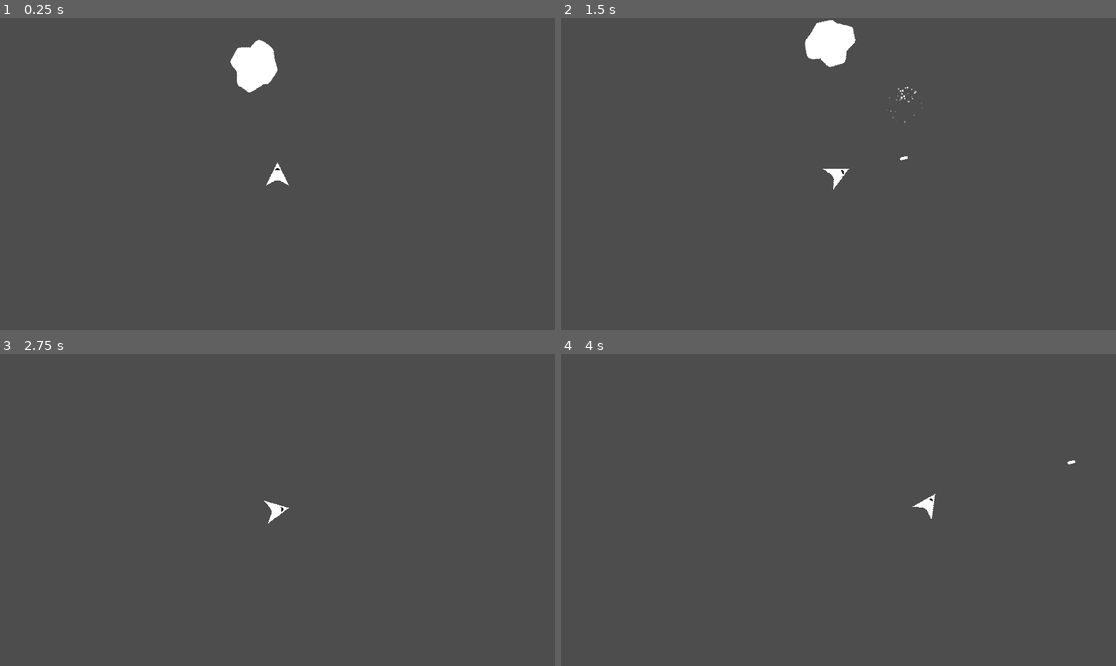
Above: before the commit, frames 1-4 (two rows, left to right).
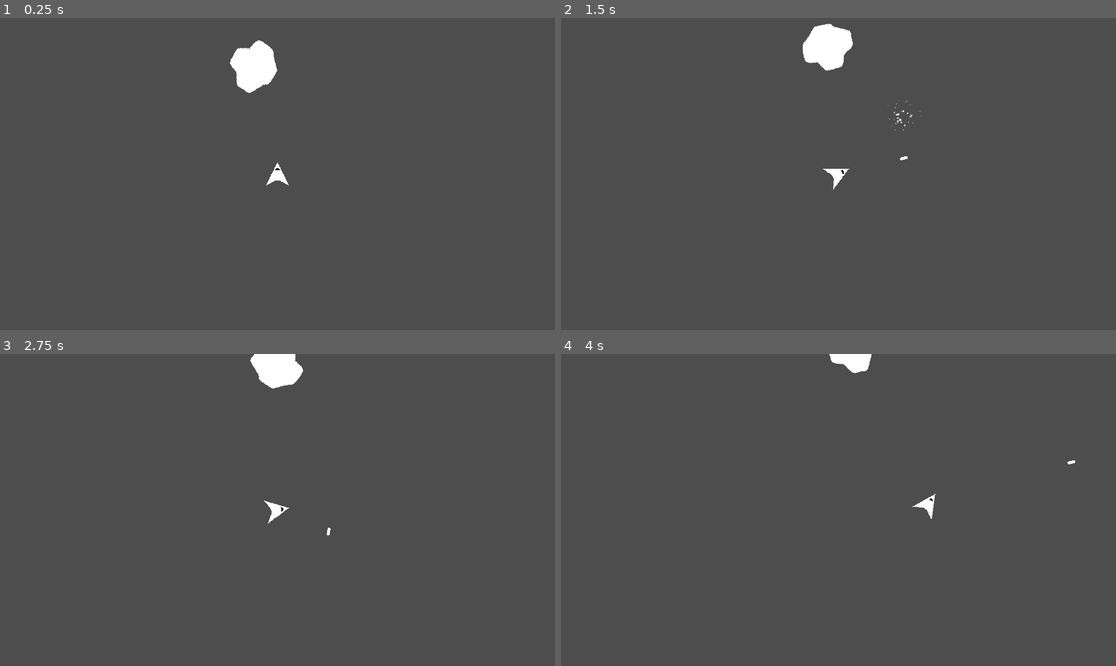
Above: after the commit, the same moments.

Repository: JustinRyanH/1bit_space
Game: Godot game, scene res://scenes/demo.tscn
Two runs of this game, one before a commit and one after it. Both use one fixed random seed, a clock stepped at 60 frames per second and the inputs below.
Inputs:
- Up to frame 1 (0.25 s): no input
- Up to frame 2 (1.5 s): hold D (Rotate Right) 0.53-1.28 s; tap Space (Fire) at 0.6, 1.35 s; hold A (Rotate Left) from 1.28 s (still down)
- Up to frame 3 (2.75 s): release A (Rotate Left) at 2.03 s; hold D (Rotate Right) from 2.03 s (still down); tap Space (Fire) at 2.1 s
- Up to frame 4 (4 s): release D (Rotate Right) at 2.78 s; hold W (Accelerate) 2.78-3.53 s; tap Space (Fire) at 2.85, 3.6 s; hold A (Rotate Left) from 3.53 s (still down)

The runs differ from the first frame. In frame 1, less than 0.1% of the frame differs, in the area x 41-51%, y 6-25%; in frame 2, 0.3%; in frame 3, 0.8%, in the area x 45-60%, y 0-59%; in frame 4, 0.3%.

Commit message:
random asteroid speed

Diff:
--- a/actors/asteroid.gd
+++ b/actors/asteroid.gd
@@ -1,5 +1,7 @@
 extends Node2D
 
+@export var speed_low: float = 10.0
+@export var speed_high: float = 200.0
 @export var health: float = 1:
 	set(value):
 		health = value
@@ -13,7 +15,7 @@
 
 func _ready() -> void:
 	var initial_direction = Vector2(randf_range(-1, 1), randf_range(-1, 1)).normalized()
-	var random_speed = randf_range(0.5, 2)
+	var random_speed = randf_range(speed_low, speed_high)
 	actor_velocity_component.velocity = initial_direction * random_speed
 
 func destroy() -> void:
--- a/actors/projectile.gd
+++ b/actors/projectile.gd
@@ -9,12 +9,9 @@
 
 func _ready() -> void:
 	hitbox_component.damage = projectile_stats.damage
-
-func _process(delta: float) -> void:
 	var speed: float = projectile_stats.speed
-	var velocity = Vector2.UP.rotated(rotation) * delta * speed
+	var velocity = Vector2.UP.rotated(rotation) * speed
 	actor_move_component.velocity = velocity
-
 
 func _on_hurtbox_component_hurt(hitbox: HitboxComponent) -> void:
 	destroy_component.destroy()
--- a/components/actor_velocity_component.gd
+++ b/components/actor_velocity_component.gd
@@ -6,6 +6,5 @@
 
 @onready var actor_velocity_component: ActorVelocityComponent = $ActorVelocityComponent
 
-
 func _process(delta: float) -> void:
-	actor.translate(velocity)
+	actor.translate(velocity * delta)
--- a/scenes/ship.tscn
+++ b/scenes/ship.tscn
@@ -67,6 +67,15 @@
 [node name="GunPosition" type="Marker2D" parent="."]
 position = Vector2(0, -23)
 
+[node name="WrapboxComponent" type="Area2D" parent="." node_paths=PackedStringArray("actor")]
+collision_layer = 2048
+collision_mask = 0
+script = ExtResource("10_unfw5")
+actor = NodePath("..")
+
+[node name="CollisionShape2D" type="CollisionShape2D" parent="WrapboxComponent"]
+shape = SubResource("CircleShape2D_6a5sy")
+
 [node name="ShipPlayerInput" type="Node" parent="." node_paths=PackedStringArray("ship_actor")]
 script = ExtResource("3_vfexh")
 ship_actor = NodePath("..")
@@ -85,12 +94,3 @@
 projectile_scene = ExtResource("8_5jkn3")
 projectile_bus = ExtResource("9_a6bpd")
 gun_marker = NodePath("../GunPosition")
-
-[node name="WrapboxComponent" type="Area2D" parent="." node_paths=PackedStringArray("actor")]
-collision_layer = 2048
-collision_mask = 0
-script = ExtResource("10_unfw5")
-actor = NodePath("..")
-
-[node name="CollisionShape2D" type="CollisionShape2D" parent="WrapboxComponent"]
-shape = SubResource("CircleShape2D_6a5sy")
